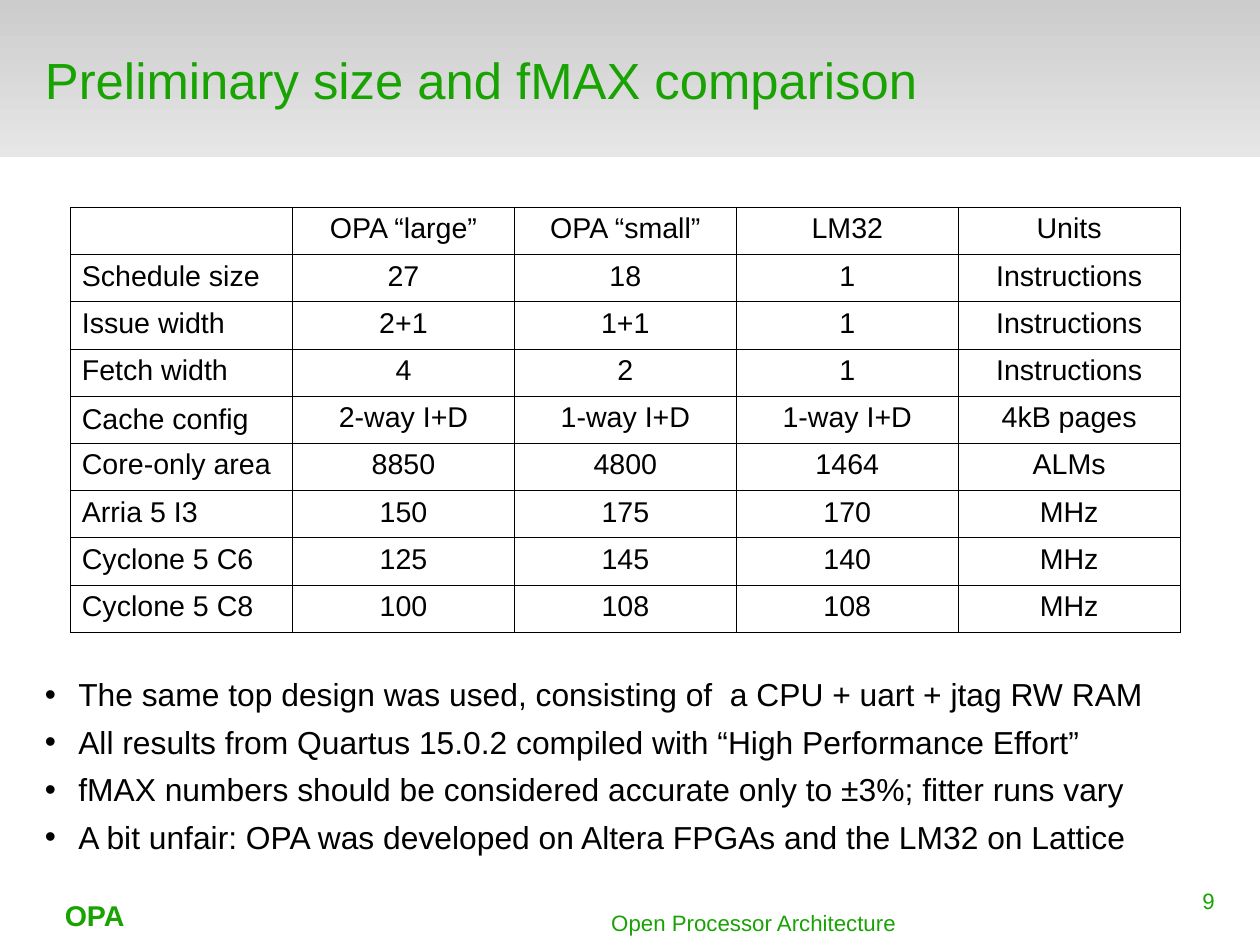
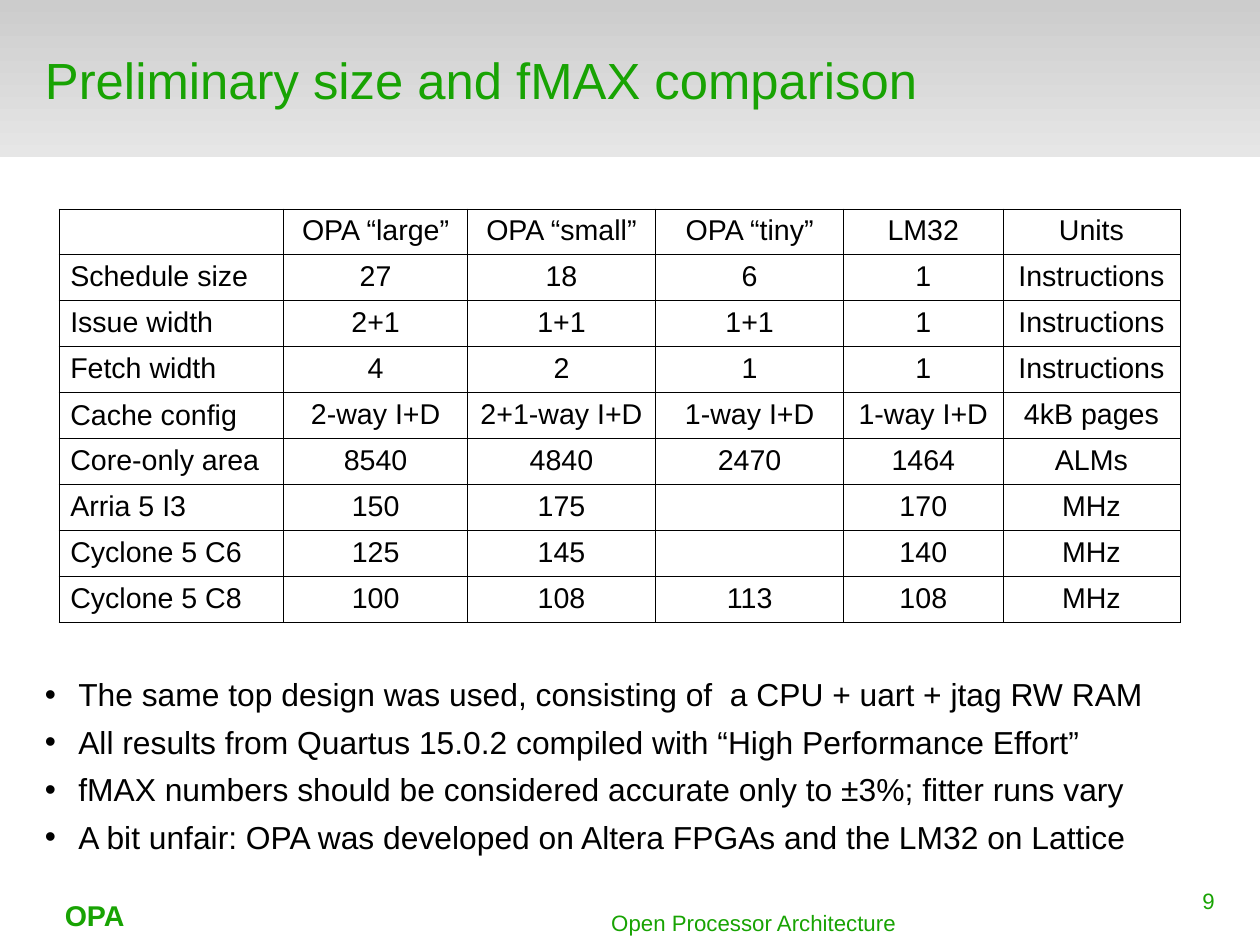
Before and after one commit to terpstra/opa, a slide deck: slide 9 of docs/orconf2015.odp. Drawn at 1260x945 pixels with LibreOffice and Linux fonts; fonts in the diff are those of the drawing; background and template pictures are left out. Boxes give left, top, right and bottom in pixels: in the first picture for what was removed or moved away, otherwise in the second. Text is boxed around its words. In the diff, an @@ line names an element or a change of style, - is before the commit and + after.

```diff
--- a/docs/orconf2015.odp
+++ b/docs/orconf2015.odp
@@ table at (59,209,1182,617) @@
-column 2: OPA “large” | 27 | 2+1 | 4 | 2-way I+D | 8850 | 150 | 125 | 100
-column 3: OPA “small” | 18 | 1+1 | 2 | 1-way I+D | 4800 | 175 | 145 | 108
+column 2: OPA “large” | 27 | 2+1 | 4 | 2-way I+D | 8540 | 150 | 125 | 100
+column 3: OPA “small” | 18 | 1+1 | 2 | 2+1-way I+D | 4840 | 175 | 145 | 108
+column 4: OPA “tiny” | 6 | 1+1 | 1 | 1-way I+D | 2470 |  |  | 113
@@ table: place and size @@
-table at (71,207,1180,632)
+table at (59,209,1182,617)
```
Also in this commit, not shown: 1 other slide changed.
